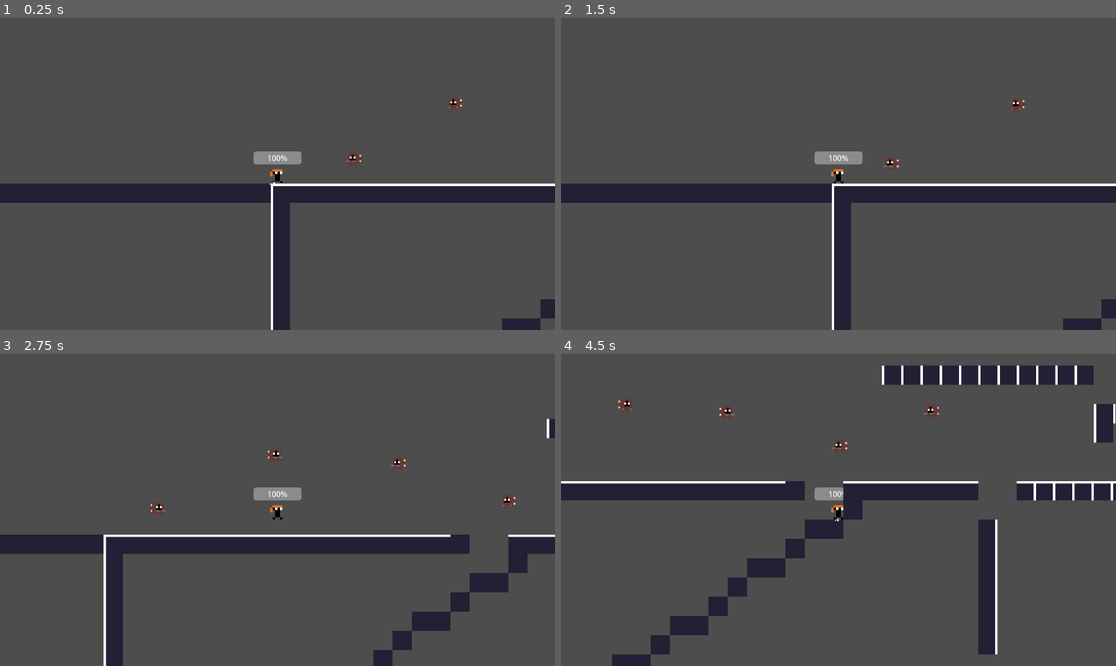
Above: before the commit, frames 1-4 (two rows, left to right).
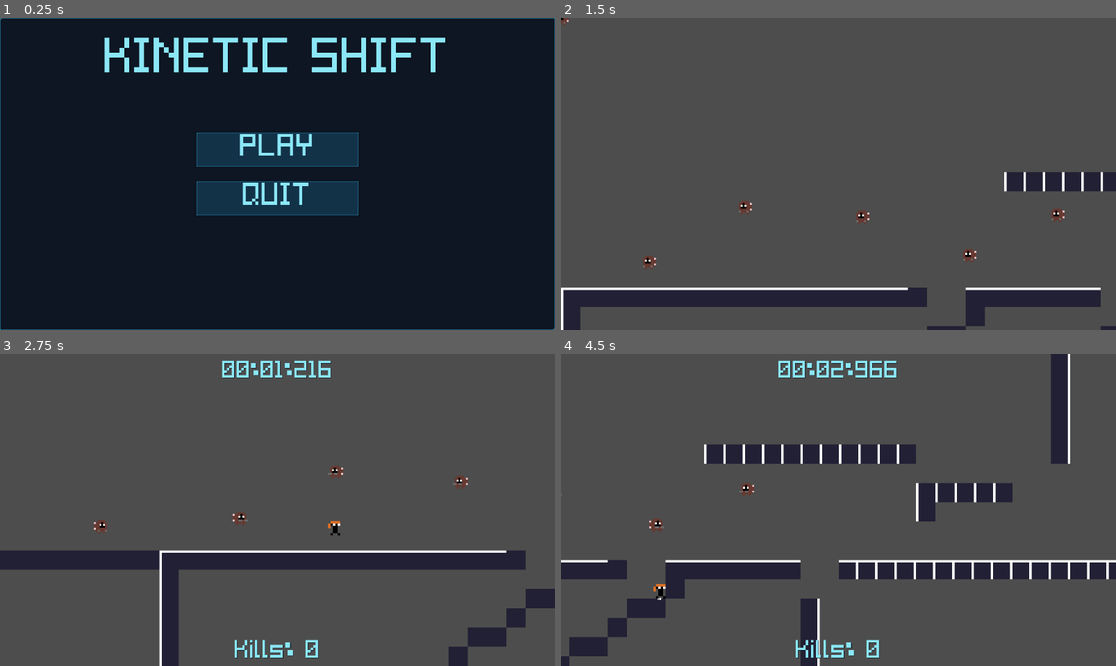
Above: after the commit, the same moments.

Repository: randemlyy/kinetic-shift
Game: Godot game, scene res://Scenes/F1aze23/MainMenu.tscn
Two runs of this game, one before a commit and one after it. Both use one fixed random seed, a clock stepped at 60 frames per second and the inputs below. Before the commit the project starts from res://Scenes/TestLevel.tscn.
Inputs (mouse positions are in pixels of both pictures, inside the frame that each line leads up to):
- Up to frame 1 (0.25 s): no input
- Up to frame 2 (1.5 s): click (838, 149) at 0.5 s, where only the run after the commit has a clickable "PLAY"; click (594, 92) at 1.25 s, where only the run after the commit has a clickable "TestLevel2.tscn"
- Up to frame 3 (2.75 s): tap Enter at 2 s; move the mouse to (399, 494) at 2.02 s; hold D (move_right) from 2.03 s (still down); hold Space (jump) from 2.03 s (still down); tap Shift (dash) at 2.1 s; click (399, 494) at 2.17 s
- Up to frame 4 (4.5 s): move the mouse to (727, 525) at 2.77 s; release D (move_right) at 2.78 s; release Space (jump) at 2.78 s; hold S (move_down) 2.78-3.53 s; tap Space (jump) at 2.85, 3.02, 3.32 s; tap Shift (dash) at 3.05, 3.6 s; move the mouse to (894, 441) at 3.52 s; hold D (move_right) 3.53-4.28 s; hold Space (jump) 3.53-4.28 s; move the mouse to (810, 572) at 4.27 s; hold W (move_up) from 4.28 s (still down); tap R at 4.35 s; click (810, 572) at 4.42 s

The runs differ from the first frame. In frame 1, 93% of the frame differs, in the area x 0-100%, y 0-100%; in frame 2, 15%; in frame 3, 17%; in frame 4, 24%.

Commit message:
Made all menus + bug fixes

Diff:
--- /dev/null
+++ b/kinetic-shift/Scenes/F1aze23/GameOver.tscn
@@ -0,0 +1,80 @@
+[gd_scene format=3 uid="uid://bvpeah7wwf2no"]
+
+[ext_resource type="Theme" uid="uid://cgqh0nuty53og" path="res://addons/pixel_ui_scifi/themes/cyan.tres" id="1_ubsik"]
+[ext_resource type="Script" uid="uid://b0t2wb6nvxnem" path="res://Scripts/F1aze23/GameOver.gd" id="2_016bj"]
+
+[node name="GameOver" type="Control" unique_id=570841929]
+layout_mode = 3
+anchors_preset = 15
+anchor_right = 1.0
+anchor_bottom = 1.0
+grow_horizontal = 2
+grow_vertical = 2
+theme = ExtResource("1_ubsik")
+script = ExtResource("2_016bj")
+
+[node name="Panel" type="Panel" parent="." unique_id=364201361]
+layout_mode = 1
+anchors_preset = 15
+anchor_right = 1.0
+anchor_bottom = 1.0
+grow_horizontal = 2
+grow_vertical = 2
+
+[node name="VBoxContainer2" type="VBoxContainer" parent="." unique_id=1008361681]
+layout_mode = 1
+anchors_preset = 5
+anchor_left = 0.5
+anchor_right = 0.5
+offset_left = -207.0
+offset_top = 20.0
+offset_right = 207.0
+offset_bottom = 228.0
+grow_horizontal = 2
+
+[node name="Label" type="Label" parent="VBoxContainer2" unique_id=1344086566]
+layout_mode = 2
+theme_override_font_sizes/font_size = 82
+text = "Time"
+horizontal_alignment = 1
+
+[node name="Label2" type="Label" parent="VBoxContainer2" unique_id=1391443129]
+layout_mode = 2
+theme_override_font_sizes/font_size = 82
+text = "Kills"
+horizontal_alignment = 1
+
+[node name="VBoxContainer" type="VBoxContainer" parent="." unique_id=1042567369]
+layout_mode = 1
+anchors_preset = 8
+anchor_left = 0.5
+anchor_top = 0.5
+anchor_right = 0.5
+anchor_bottom = 0.5
+offset_left = -168.0
+offset_top = -73.0
+offset_right = 168.0
+offset_bottom = 73.0
+grow_horizontal = 2
+grow_vertical = 2
+alignment = 1
+
+[node name="MainMenu" type="Button" parent="VBoxContainer" unique_id=1644661314]
+layout_mode = 2
+theme_override_font_sizes/font_size = 52
+text = "PLAY"
+icon_alignment = 1
+
+[node name="Control" type="Control" parent="VBoxContainer" unique_id=1749737949]
+custom_minimum_size = Vector2(0, 22.65)
+layout_mode = 2
+
+[node name="Quit" type="Button" parent="VBoxContainer" unique_id=124640629]
+layout_mode = 2
+theme_override_font_sizes/font_size = 52
+text = "QUIT"
+icon_alignment = 1
+
+[connection signal="pressed" from="VBoxContainer/MainMenu" to="." method="_on_main_menu_pressed"]
+[connection signal="pressed" from="VBoxContainer/MainMenu" to="." method="_on_play_pressed"]
+[connection signal="pressed" from="VBoxContainer/Quit" to="." method="_on_quit_pressed"]
--- a/kinetic-shift/Scenes/F1aze23/LevelSelectButton.tscn
+++ b/kinetic-shift/Scenes/F1aze23/LevelSelectButton.tscn
@@ -9,13 +9,24 @@
 script = ExtResource("1_73sl5")
 
 [node name="Button" type="Button" parent="." unique_id=1981808576]
-custom_minimum_size = Vector2(80, 80)
+custom_minimum_size = Vector2(80, 100)
 layout_mode = 2
 theme = ExtResource("2_wc8aa")
 text = "Scene"
 
-[node name="Label" type="Label" parent="." unique_id=648126147]
+[node name="HBoxContainer" type="HBoxContainer" parent="." unique_id=311620556]
+layout_mode = 2
+
+[node name="Label" type="Label" parent="HBoxContainer" unique_id=648126147]
 layout_mode = 2
 text = "Personal Best"
 
+[node name="Label3" type="Label" parent="HBoxContainer" unique_id=1075706139]
+layout_mode = 2
+text = "|"
+
+[node name="Label2" type="Label" parent="HBoxContainer" unique_id=1318263017]
+layout_mode = 2
+text = "Kill Count"
+
 [connection signal="pressed" from="Button" to="." method="_on_button_pressed"]
--- a/kinetic-shift/Scenes/F1aze23/LevelSelector.tscn
+++ b/kinetic-shift/Scenes/F1aze23/LevelSelector.tscn
@@ -44,14 +44,11 @@
 horizontal_alignment = 1
 vertical_alignment = 1
 
-[node name="ScrollContainer" type="ScrollContainer" parent="VBoxContainer" unique_id=711252404]
-layout_mode = 2
-
-[node name="GridContainer" type="GridContainer" parent="VBoxContainer/ScrollContainer" unique_id=727117421]
+[node name="GridContainer" type="GridContainer" parent="VBoxContainer" unique_id=727117421]
 layout_mode = 2
 columns = 5
 
-[node name="LevelSelectButton" parent="VBoxContainer/ScrollContainer/GridContainer" unique_id=67835025 instance=ExtResource("3_3oqk2")]
+[node name="LevelSelectButton" parent="VBoxContainer/GridContainer" unique_id=67835025 instance=ExtResource("3_3oqk2")]
 layout_mode = 2
 sceneName = "TestLevel2.tscn"
 scenePath = "res://Scenes/TestLevel2.tscn"
--- a/kinetic-shift/Scenes/F1aze23/hud.tscn
+++ b/kinetic-shift/Scenes/F1aze23/hud.tscn
@@ -1,74 +1,100 @@
 [gd_scene format=3 uid="uid://buuseq3mg3v1"]
 
-[ext_resource type="Script" uid="uid://b6tpdv7epg5d6" path="res://Scripts/ded_screen.gd" id="1_xe7lh"]
+[ext_resource type="Theme" uid="uid://cgqh0nuty53og" path="res://addons/pixel_ui_scifi/themes/cyan.tres" id="1_xe7lh"]
+[ext_resource type="Script" uid="uid://b4w6a3ioji416" path="res://Scripts/F1aze23/PauseScreen.gd" id="2_arp4d"]
 [ext_resource type="Script" uid="uid://cka82v68fsw7p" path="res://Scripts/timer.gd" id="2_s0xbc"]
-
-[sub_resource type="LabelSettings" id="LabelSettings_cpbsq"]
-font_size = 32
 
 [node name="HUD" type="CanvasLayer" unique_id=1729042396]
 
-[node name="DedScreen" type="Control" parent="." unique_id=2064604338]
-visible = false
+[node name="PauseScreen" type="Control" parent="." unique_id=976600546]
 layout_mode = 3
-anchors_preset = 0
-offset_right = 40.0
-offset_bottom = 40.0
-script = ExtResource("1_xe7lh")
+anchors_preset = 15
+anchor_right = 1.0
+anchor_bottom = 1.0
+grow_horizontal = 2
+grow_vertical = 2
+theme = ExtResource("1_xe7lh")
+script = ExtResource("2_arp4d")
 
-[node name="Label" type="Label" parent="DedScreen" unique_id=808402016]
-layout_mode = 0
-offset_left = 446.0
-offset_top = 67.0
-offset_right = 561.0
-offset_bottom = 90.0
-text = "YOU ARE DEAD"
-label_settings = SubResource("LabelSettings_cpbsq")
+[node name="Panel" type="Panel" parent="PauseScreen" unique_id=2085281211]
+modulate = Color(1, 1, 1, 0.35686275)
+layout_mode = 1
+anchors_preset = 15
+anchor_right = 1.0
+anchor_bottom = 1.0
+grow_horizontal = 2
+grow_vertical = 2
+theme = ExtResource("1_xe7lh")
 
-[node name="Label2" type="Label" parent="DedScreen" unique_id=753322602]
-layout_mode = 0
-offset_left = 412.0
-offset_top = 450.0
-offset_right = 749.0
-offset_bottom = 495.0
-text = "PRESS [R] TO RESTART"
-label_settings = SubResource("LabelSettings_cpbsq")
+[node name="VBoxContainer" type="VBoxContainer" parent="PauseScreen" unique_id=894347756]
+layout_mode = 1
+anchors_preset = 8
+anchor_left = 0.5
+anchor_top = 0.5
+anchor_right = 0.5
+anchor_bottom = 0.5
+offset_left = -20.0
+offset_top = -20.0
+offset_right = 20.0
+offset_bottom = 20.0
+grow_horizontal = 2
+grow_vertical = 2
 
-[node name="PauseScreen" type="Control" parent="." unique_id=976600546]
-visible = false
+[node name="Label" type="Label" parent="PauseScreen/VBoxContainer" unique_id=1554984412]
+layout_mode = 2
+theme_override_font_sizes/font_size = 63
+text = "Paused"
+horizontal_alignment = 1
+vertical_alignment = 1
+
+[node name="Control" type="Control" parent="PauseScreen/VBoxContainer" unique_id=1607506631]
+custom_minimum_size = Vector2(0, 20)
+layout_mode = 2
+
+[node name="Button" type="Button" parent="PauseScreen/VBoxContainer" unique_id=109027283]
+layout_mode = 2
+theme_override_font_sizes/font_size = 60
+text = "Main Menu"
+
+[node name="Timer" type="Control" parent="." unique_id=1561724500 node_paths=PackedStringArray("timer")]
 layout_mode = 3
-anchors_preset = 0
-offset_right = 40.0
-offset_bottom = 40.0
-
-[node name="Label2" type="ColorRect" parent="PauseScreen" unique_id=1437078645]
-layout_mode = 0
-offset_right = 337.0
-offset_bottom = 45.0
-scale = Vector2(3.5760179, 15.740777)
-color = Color(0, 0, 0, 0.34117648)
-
-[node name="Label" type="Label" parent="PauseScreen" unique_id=360253481]
-layout_mode = 0
-offset_left = 510.0
-offset_top = 67.0
-offset_right = 634.0
-offset_bottom = 112.0
-text = "PAUSED"
-label_settings = SubResource("LabelSettings_cpbsq")
-
-[node name="Timer" type="Control" parent="." unique_id=1561724500 node_paths=PackedStringArray("game_manager", "timer")]
-layout_mode = 3
-anchors_preset = 0
-offset_right = 40.0
-offset_bottom = 40.0
+anchors_preset = 15
+anchor_right = 1.0
+anchor_bottom = 1.0
+grow_horizontal = 2
+grow_vertical = 2
+theme = ExtResource("1_xe7lh")
 script = ExtResource("2_s0xbc")
-game_manager = NodePath("")
 timer = NodePath("Label")
 metadata/_edit_use_anchors_ = true
 
 [node name="Label" type="Label" parent="Timer" unique_id=957030618]
-layout_mode = 0
-offset_right = 40.0
-offset_bottom = 23.0
+layout_mode = 1
+anchors_preset = 5
+anchor_left = 0.5
+anchor_right = 0.5
+offset_left = -20.0
+offset_top = 14.0
+offset_right = 20.0
+offset_bottom = 64.0
+grow_horizontal = 2
+theme = ExtResource("1_xe7lh")
+theme_override_font_sizes/font_size = 40
 metadata/_edit_use_anchors_ = true
+
+[node name="Label2" type="Label" parent="Timer" unique_id=1996799045]
+custom_minimum_size = Vector2(0, -14)
+layout_mode = 1
+anchors_preset = 7
+anchor_left = 0.5
+anchor_top = 1.0
+anchor_right = 0.5
+anchor_bottom = 1.0
+offset_left = -20.0
+offset_top = -54.0
+offset_right = 20.0
+grow_horizontal = 2
+grow_vertical = 0
+theme_override_font_sizes/font_size = 42
+
+[connection signal="pressed" from="PauseScreen/VBoxContainer/Button" to="PauseScreen" method="_on_button_pressed"]
--- a/kinetic-shift/Scenes/Player.tscn
+++ b/kinetic-shift/Scenes/Player.tscn
@@ -101,9 +101,6 @@
 [sub_resource type="RectangleShape2D" id="RectangleShape2D_glx4g"]
 size = Vector2(20, 30)
 
-[sub_resource type="ViewportTexture" id="ViewportTexture_o3h8g"]
-viewport_path = NodePath("HealthSprite/SubViewport")
-
 [node name="Player" type="CharacterBody2D" unique_id=464782827 groups=["Player"]]
 process_mode = 1
 script = ExtResource("1_kyqiw")
@@ -166,28 +163,9 @@
 [node name="WallClingComponent" type="Node" parent="." unique_id=953361937]
 script = ExtResource("13_miouo")
 
-[node name="HealthComponent" type="Node" parent="." unique_id=412437869 node_paths=PackedStringArray("healthBar")]
+[node name="HealthComponent" type="Node" parent="." unique_id=412437869]
 script = ExtResource("14_o3h8g")
-healthBar = NodePath("../HealthSprite/ProgressBar")
 metadata/_custom_type_script = "uid://bj1tru8xfwn35"
-
-[node name="HealthSprite" type="Sprite2D" parent="." unique_id=933984782]
-position = Vector2(0, -34)
-texture = SubResource("ViewportTexture_o3h8g")
-
-[node name="SubViewport" type="SubViewport" parent="HealthSprite" unique_id=1226539634]
-size = Vector2i(100, 20)
-
-[node name="ProgressBar" type="ProgressBar" parent="HealthSprite" unique_id=728114535]
-anchors_preset = 15
-anchor_right = 1.0
-anchor_bottom = 1.0
-offset_left = -50.0
-offset_top = -10.0
-offset_right = -50.0
-offset_bottom = -10.0
-grow_horizontal = 2
-grow_vertical = 2
 
 [node name="CameraComponent" type="Node" parent="." unique_id=492770765]
 script = ExtResource("15_1e7my")
--- a/kinetic-shift/Scripts/DashComponent.gd
+++ b/kinetic-shift/Scripts/DashComponent.gd
@@ -14,7 +14,6 @@
 var time_left = 0.0
 var distance_left = 0.0
 var dashMultiplier = 1
-
 func refresh() -> void:
 	dash_ready = true
 
@@ -64,10 +63,14 @@
 	if (not active and hit_window_left <= 0.0) or hitbox == null:
 		return null
 
+	hitbox.monitoring = true
+
 	for body in hitbox.get_overlapping_bodies():
 		if body.is_in_group("Enemy") and body is PhysicsBody2D:
 			return body as PhysicsBody2D
+	hitbox.monitoring = false
 	return null
+
 
 func finish(keep_hit_window: bool = false) -> void:
 	active = false
--- a/kinetic-shift/Scripts/Enemy/Wisp.gd
+++ b/kinetic-shift/Scripts/Enemy/Wisp.gd
@@ -32,7 +32,7 @@
 	col_shape.shape = circle
 
 	animated_sprite.animation_finished.connect(_on_animation_finished)
-	animated_sprite.play("idle")
+	animated_sprite.play("Idle")
 
 	detection_area.body_entered.connect(_on_body_entered)
 	detection_area.body_exited.connect(_on_body_exited)
@@ -65,7 +65,7 @@
 	animated_sprite.flip_h = not (player.global_position.x < global_position.x)
 	velocity = global_position.direction_to(player.global_position) * chase_speed
 	if global_position.distance_to(player.global_position) < 10:
-		player.get_node("HealthComponent").damage(10, self)
+		player.get_node("HealthComponent").damage()
 
 func _change_state(next_state: State) -> void:
 	if state == next_state:
@@ -92,7 +92,7 @@
 
 	for shape in find_children("*", "CollisionShape2D", true, false):
 		(shape as CollisionShape2D).set_deferred("disabled", true)
-
+	GameManager.kills +=1
 	queue_free()
 
 func _on_animation_finished() -> void:
--- a/kinetic-shift/Scripts/F1aze23/DebuffComponent.gd
+++ b/kinetic-shift/Scripts/F1aze23/DebuffComponent.gd
@@ -2,22 +2,15 @@
 extends Node
 
 var player
-enum  debuffType {WEAKNESS, SLOWNESS, DASH, STUN}
-var dType = debuffType.WEAKNESS
+enum  debuffType {SLOWNESS, DASH, STUN}
+var dType = debuffType.SLOWNESS
 
 func debuff(player:CharacterBody2D, num:int):
 	dType = num as debuffType
 	if player.has_node("debuff"):
 		return
 	name = "debuff"
-	if dType == debuffType.WEAKNESS:
-		var health = player.get_node("HealthComponent")
-		health.damageMultiplier = 1.5
-		print("weakened")
-		await get_tree().create_timer(5).timeout
-		health.damageMultiplier = 1
-		print("done")
-	elif dType == debuffType.SLOWNESS:
+	if dType == debuffType.SLOWNESS:
 		var move = player.get_node("MovementComponent")
 		var temp = move.speed
 		move.speed *= 0.7
--- /dev/null
+++ b/kinetic-shift/Scripts/F1aze23/GameOver.gd
@@ -0,0 +1,18 @@
+extends Control
+
+@onready var time: Label = $VBoxContainer2/Label
+@onready var kills: Label = $VBoxContainer2/Label2
+
+# Called when the node enters the scene tree for the first time.
+func _ready() -> void:
+	time.text = "Time: " + str(GameManager.time)
+	kills.text = "Kills: " + str(GameManager.kills)
+
+
+
+func _on_main_menu_pressed() -> void:
+	get_tree().change_scene_to_file("res://Scenes/F1aze23/MainMenu.tscn")
+
+
+func _on_quit_pressed() -> void:
+	get_tree().quit()
--- a/kinetic-shift/Scripts/F1aze23/HealthComponent.gd
+++ b/kinetic-shift/Scripts/F1aze23/HealthComponent.gd
@@ -1,38 +1,11 @@
 class_name HealthComponent
 extends Node
 
-var health:int
-var maxHealth = 2
-@export var healthBar:ProgressBar
 var hurt = []
 var isDashing
-var damageMultiplier = 1.0
 
 signal Death
 
-func start():
-	health = maxHealth
-	if healthBar != null:
-		healthBar.max_value = maxHealth
 
-func update(delta:float):
-	if healthBar != null:
-		healthBar.value = health
-	if health <= 0:
-		health = 0
-		Death.emit()
-	elif health >= 100:
-		health = 100
-
-
-
-func damage(amt:float, node:Node):
-	if hurt.has(node):
-		return
-	hurt+=[node]
-	var temp = health
-	health -= amt* damageMultiplier
-	await get_tree().create_timer(0.2).timeout
-	if hurt.has(node):
-		hurt.erase(node)
-	print(health, node, amt)
+func damage():
+	Death.emit()
--- a/kinetic-shift/Scripts/F1aze23/LevelSelector.gd
+++ b/kinetic-shift/Scripts/F1aze23/LevelSelector.gd
@@ -1,6 +1,6 @@
 extends Control
 
-@onready var gridC: GridContainer = $VBoxContainer/ScrollContainer/GridContainer
+@onready var gridC: GridContainer = $VBoxContainer/GridContainer
 
 # Called when the node enters the scene tree for the first time.
 func _ready() -> void:
--- a/kinetic-shift/Scripts/F1aze23/MainMenu.gd
+++ b/kinetic-shift/Scripts/F1aze23/MainMenu.gd
@@ -1,9 +1,9 @@
 extends Control
 
-
+const levelSelect = "res://Scenes/F1aze23/LevelSelector.tscn"
 
 func _on_play_pressed() -> void:
-	pass # Replace with function body.
+	get_tree().change_scene_to_file(levelSelect)
 
 
 func _on_quit_pressed() -> void:
--- a/kinetic-shift/Scripts/F1aze23/MusicManager.gd
+++ b/kinetic-shift/Scripts/F1aze23/MusicManager.gd
@@ -1,7 +1,10 @@
 extends Node
 
 var music_tracks: Dictionary = {
-	"MainMenu.tscn" : preload("res://Assets/Music/ionevenknow.mp3")
+	"MainMenu.tscn" : preload("res://Assets/Music/ionevenknow.mp3"),
+	"LevelSelector.tscn" : preload("res://Assets/Music/idontlikenamingthings.mp3"),
+	"TestLevel2.tscn" : preload("res://Assets/Music/ionevenknow-v2.mp3"),
+	"GameOver.tscn" : preload("res://Assets/Music/ionevenknow.mp3")
 }
 
 var audioP: AudioStreamPlayer
@@ -15,8 +18,8 @@
 
 	PlayMusic(get_tree().current_scene)
 
-func _on_scene_changed(new_scene: Node) -> void:
-	PlayMusic(new_scene)
+func _on_scene_changed() -> void:
+	PlayMusic(get_tree().current_scene)
 
 func PlayMusic(scene: Node) -> void:
 	if not scene:
--- /dev/null
+++ b/kinetic-shift/Scripts/F1aze23/PauseScreen.gd
@@ -0,0 +1,8 @@
+extends Control
+
+
+func _on_button_pressed() -> void:
+	get_tree().change_scene_to_file("res://Scenes/F1aze23/MainMenu.tscn")
+	get_parent().queue_free()
+	get_tree().get_first_node_in_group("Player").queue_free()
+	get_tree().paused = false
--- a/kinetic-shift/Scripts/F1aze23/joeBall.gd
+++ b/kinetic-shift/Scripts/F1aze23/joeBall.gd
@@ -16,8 +16,7 @@
 	if body.is_in_group("Player"):
 		var debuff = DebuffComponent.new()
 		body.add_child(debuff)
-		debuff.debuff(body, randi_range(1,4))
-		body.get_node("HealthComponent").damage(5, self)
+		debuff.debuff(body, randi_range(1,3))
 	if !body.is_in_group("Enemy"):
 		print(body.name)
 		queue_free()
--- a/kinetic-shift/Scripts/F1aze23/levelManager.gd
+++ b/kinetic-shift/Scripts/F1aze23/levelManager.gd
@@ -3,7 +3,8 @@
 
 # Called when the node enters the scene tree for the first time.
 func _ready() -> void:
-	GameManager.StartGame()
+	#GameManager.StartGame()
+	pass
 
 
 # Called every frame. 'delta' is the elapsed time since the previous frame.
--- a/kinetic-shift/Scripts/F1aze23/levelSelectButton.gd
+++ b/kinetic-shift/Scripts/F1aze23/levelSelectButton.gd
@@ -1,14 +1,20 @@
 extends VBoxContainer
 
-@onready var PB: Label = $Label
+@onready var PB: Label = $HBoxContainer/Label
 @export var sceneName:String
 @export var scenePath:String
+@onready var button: Button = $Button
+@onready var killCount: Label = $HBoxContainer/Label2
 
 func createButton():
 	if GameManager.currentSave.bestTimes.has(sceneName):
-		PB.text = str(GameManager.currentSave[sceneName])
+		PB.text = "PB: " + str(GameManager.currentSave.bestTimes[sceneName])
 	else:
 		PB.text = ''
-
+	if GameManager.currentSave.killCounts.has(sceneName):
+		killCount.text = "Most Kills: " + str(GameManager.currentSave.killCounts[sceneName])
+	else:
+		killCount.text = ''
+	button.text = sceneName
 func _on_button_pressed() -> void:
-	get_tree().change_scene_to_file(scenePath)
+	GameManager.StartGame(scenePath)
--- a/kinetic-shift/Scripts/Player.gd
+++ b/kinetic-shift/Scripts/Player.gd
@@ -30,11 +30,12 @@
 
 	hurtbox.body_entered.connect(_on_hurtbox_body_entered)
 
-	health_c.start()
 	camera_c.start()
 
+
+	GameManager.SaveNode(self)
+
 func _process(delta: float) -> void:
-	health_c.update(delta)
 	health_c.isDashing = dash_c.active
 	camera_c.update()
 
--- a/kinetic-shift/Scripts/SaveData.gd
+++ b/kinetic-shift/Scripts/SaveData.gd
@@ -2,3 +2,4 @@
 extends Resource
 
 @export var bestTimes:Dictionary = {}
+@export var killCounts:Dictionary = {}
--- a/kinetic-shift/Scripts/finish_zone.gd
+++ b/kinetic-shift/Scripts/finish_zone.gd
@@ -1,10 +1,9 @@
 extends Node2D
 
 @onready var area_2d: Area2D = $Area2D
-@onready var game_manager: GameManager = $"../GameManager"
 
 signal PlayerFinished
 
 func _on_area_2d_body_entered(body: Node2D) -> void:
-	PlayerFinished.emit()
-	pass # Replace with function body.
+	if GameManager.kills >= 2:
+		PlayerFinished.emit()
--- a/kinetic-shift/Scripts/gameManager.gd
+++ b/kinetic-shift/Scripts/gameManager.gd
@@ -1,7 +1,6 @@
 extends Node
 
 var spawnpoint:Node2D
-var dedscreen:Control
 var pausescreen:Control
 var finishpoint:Node2D
 var timer: Control
@@ -11,21 +10,25 @@
 const HUD = preload("res://Scenes/F1aze23/hud.tscn")
 var player
 var hud
+var time
 
 var currentSave:SaveData
 
+var kills := 0
 
 var playerSave:String
-var timeSave:String = "user://save_data.tres"
+var statSave:String = "user://save_data.tres"
 
 func _ready() -> void:
 	process_mode = Node.PROCESS_MODE_ALWAYS
 	get_tree().set_auto_accept_quit(false)
 
-func StartGame() -> void:
+func StartGame(path:String) -> void:
+	await get_tree().change_scene_to_file(path)
+	await get_tree().create_timer(0.2).timeout
+	kills = 0
 	hud = HUD.instantiate()
 	add_child(hud)
-	dedscreen = hud.get_node("DedScreen")
 	spawnpoint = get_tree().get_first_node_in_group("SpawnPoint")
 	pausescreen = hud.get_node("PauseScreen")
 	timer = hud.get_node("Timer")
@@ -38,10 +41,13 @@
 	player.get_node("HealthComponent").connect("Death", _on_player_death)
 
 	finishpoint.connect("PlayerFinished", _on_player_finished)
-	dedscreen.visible = false
 
-	if ResourceLoader.exists(timeSave):
-		currentSave = ResourceLoader.load(timeSave) as SaveData
+	pausescreen.visible = false
+	get_tree().paused = false
+	paused = false
+
+	if ResourceLoader.exists(statSave):
+		currentSave = ResourceLoader.load(statSave) as SaveData
 	else:
 		currentSave = SaveData.new()
 
@@ -49,8 +55,8 @@
 	print(playerSave)
 
 func startMenu():
-	if ResourceLoader.exists(timeSave):
-		currentSave = ResourceLoader.load(timeSave) as SaveData
+	if ResourceLoader.exists(statSave):
+		currentSave = ResourceLoader.load(statSave) as SaveData
 	else:
 		currentSave = SaveData.new()
 
@@ -79,7 +85,11 @@
 
 func _on_player_finished() -> void:
 	print("player finished")
-	SaveTimer()
+	SaveStats()
+	player.death()
+	get_tree().change_scene_to_file("res://Scenes/F1aze23/GameOver.tscn")
+	DeletePSave()
+	hud.visible =false
 	pass
 
 func _on_player_death():
@@ -95,9 +105,6 @@
 	print("saved")
 
 func LoadNode():
-	if !FileAccess.file_exists(playerSave):
-		dedscreen.visible = true
-		return
 	var packed = load(playerSave) as PackedScene
 	if packed:
 		var loaded = packed.instantiate()
@@ -105,15 +112,21 @@
 		player.get_node("HealthComponent").connect("Death", _on_player_death)
 		add_child(loaded)
 
-func SaveTimer():
+func SaveStats():
 	var sceneFile = get_tree().current_scene.scene_file_path.get_file()
 	var saveData = SaveData.new()
+	time = snapped(timer.inGameTimeElapsed, 0.001)
 	if currentSave.bestTimes.has(sceneFile):
-		if currentSave.bestTimes[sceneFile] > timer.inGameTimeElapsed:
-			currentSave.bestTimes[sceneFile] = timer.inGameTimeElapsed
+		if currentSave.bestTimes[sceneFile] > time:
+			currentSave.bestTimes[sceneFile] = time
 	else:
-		currentSave.bestTimes[sceneFile] = timer.inGameTimeElapsed
-	ResourceSaver.save(currentSave, timeSave)
+		currentSave.bestTimes[sceneFile] = time
+	if currentSave.killCounts.has(sceneFile):
+		if currentSave.killCounts[sceneFile] < kills:
+			currentSave.killCounts[sceneFile] = kills
+	else:
+		currentSave.killCounts[sceneFile] = kills
+	ResourceSaver.save(currentSave, statSave)
 
 
 func DeletePSave():
--- a/kinetic-shift/Scripts/timer.gd
+++ b/kinetic-shift/Scripts/timer.gd
@@ -2,6 +2,7 @@
 
 @export var inGameTimeElapsed:float = 0
 @export var timer: Label
+@onready var killCounter: Label = $Label2
 
 # Called when the node enters the scene tree for the first time.
 func _ready() -> void:
@@ -18,4 +19,6 @@
 		var milliseconds:int = int (fmod(inGameTimeElapsed, 1.0) * 1000)
 
 		timer.text = "%02d:%02d:%03d" % [minutes, seconds, milliseconds]
+
+	killCounter.text = "Kills: " + str(GameManager.kills)
 	pass
--- a/kinetic-shift/project.godot
+++ b/kinetic-shift/project.godot
@@ -11,14 +11,13 @@
 [application]
 
 config/name="kinetic-shift"
-run/main_scene="uid://blys1hyoqisdj"
+run/main_scene="uid://nvfl51hv2svv"
 config/features=PackedStringArray("4.6", "GL Compatibility")
 config/icon="res://icon.svg"
 
 [autoload]
 
 MusicManager="*uid://blvyn2ckku8f8"
-SaveManager="*uid://d2vr57326rgdd"
 GameManager="*uid://cryqhbt8vcwfw"
 
 [editor_plugins]
Not shown, added: kinetic-shift/Scripts/F1aze23/GameOver.gd.uid
Not shown, added: kinetic-shift/Scripts/F1aze23/PauseScreen.gd.uid
